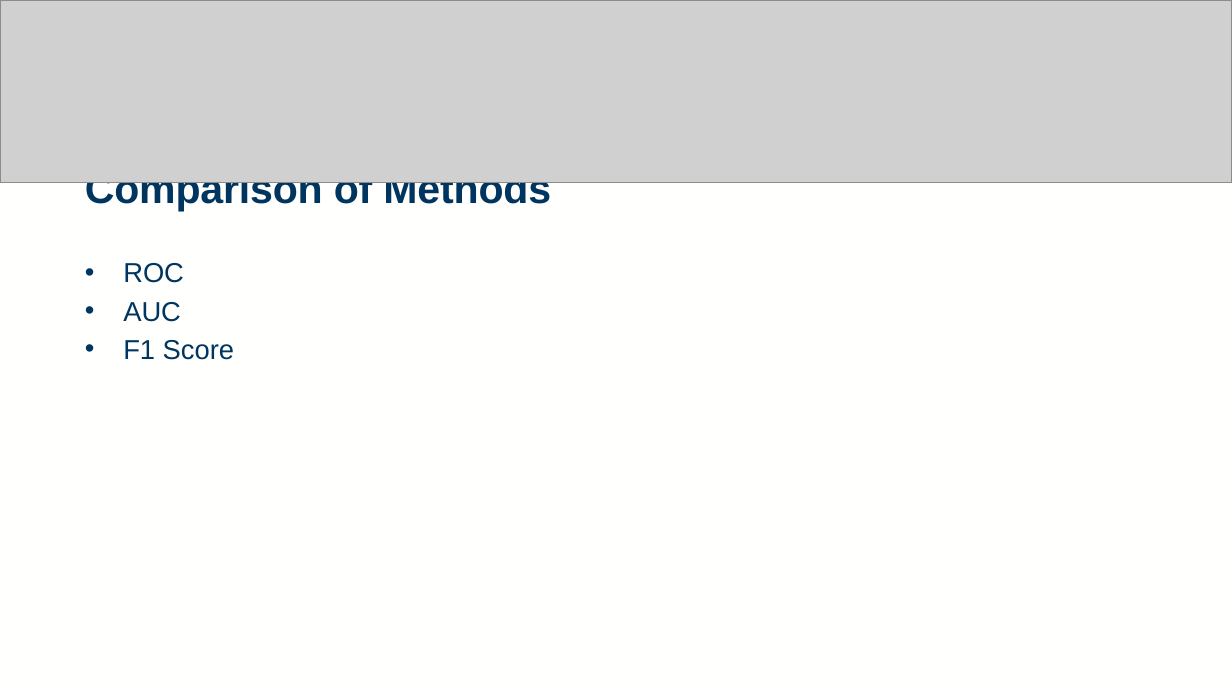
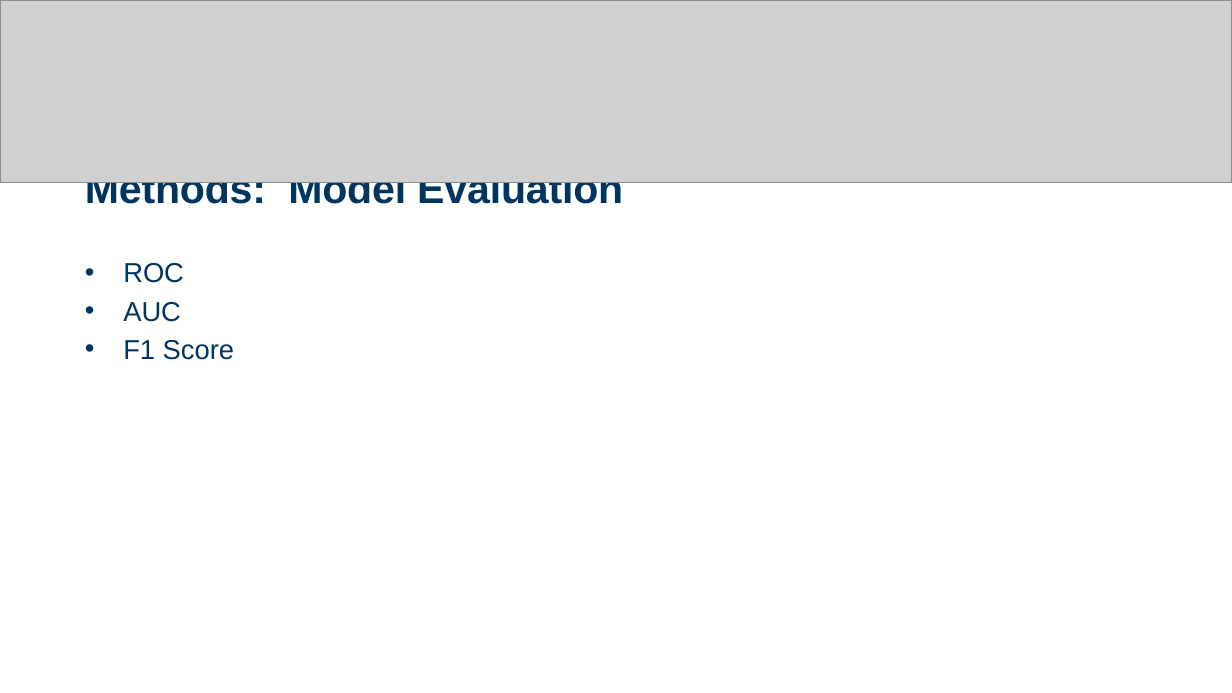
Before and after one commit to rtedwards/ARDS-classification, a slide deck: slide 10 of viva/viva_2416963E.pptx (slide 12 before the commit). Drawn at 1232x693 pixels with LibreOffice and Linux fonts; fonts in the diff are those of the drawing; grey boxes stand for pictures. Boxes give left, top, right and bottom in pixels: in the first picture for what was removed or moved away, otherwise in the second. Text is boxed around its words. In the diff, an @@ line names an element or a change of style, - is before the commit and + after.

```diff
--- a/viva/viva_2416963E.pptx
+++ b/viva/viva_2416963E.pptx
@@ title at box(85, 182, 623, 212): text changed @@
-Comparison of Methods
+Methods: Model Evaluation
```
Also in this commit, not shown: 6 other slides changed, 7 slides added, 7 slides removed, 1 other file.
